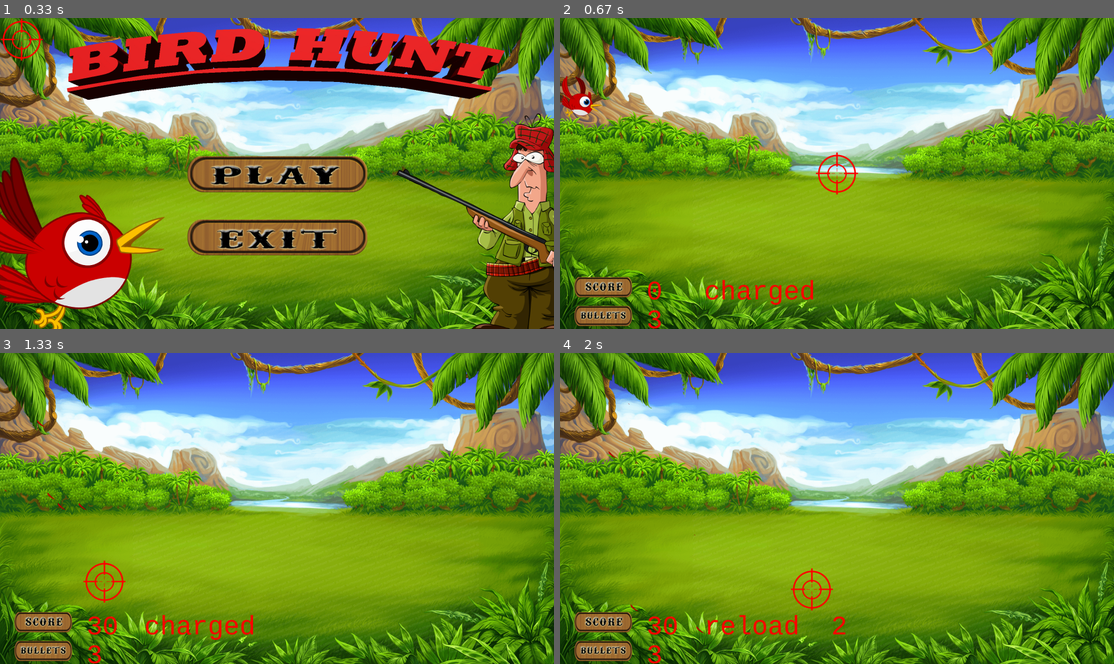
Above: before the commit, frames 1-4 (two rows, left to right).
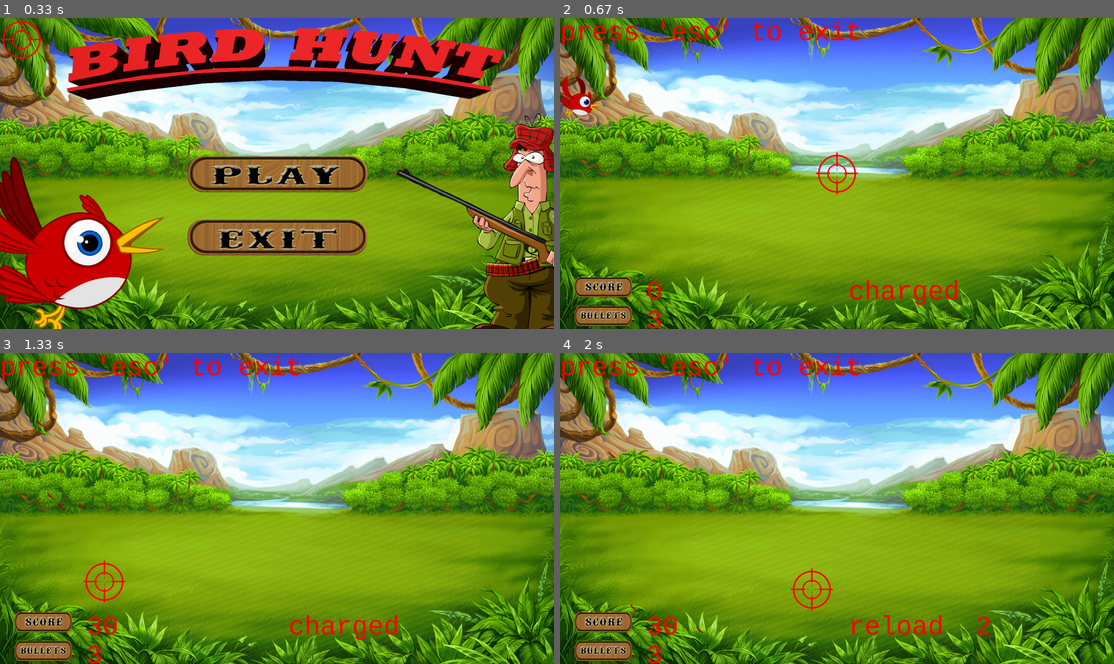
Above: after the commit, the same moments.

Repository: StepanVerzun/project_pygame_bird_hunt
Game: pygame game, started from Game.py
Same seed, same stepped clock (60 frames per second), same inputs: the game is played once before the commit and once after it.
Inputs (mouse positions are in pixels of both pictures, inside the frame that each line leads up to):
- Up to frame 1 (0.33 s): no input
- Up to frame 2 (0.67 s): click (837, 173) at 0.38 s
- Up to frame 3 (1.33 s): click (22, 427) at 0.72 s; click (105, 583) at 1.05 s
- Up to frame 4 (2 s): click (692, 393) at 1.38 s; click (809, 589) at 1.72 s

Frame 1 is identical in both runs. In frame 2, 1.6% of the frame differs, in the area x 0-72%, y 0-93%; in frame 3, 1.6%; in frame 4, 1.6%.

Commit message:
Ускорение птиц и press esc to exit

Diff:
--- a/Game.py
+++ b/Game.py
@@ -86,8 +86,8 @@
         def update(self):
             self.cur_frame = (self.cur_frame + 1) % len(self.frames)
             self.image = self.frames[self.cur_frame]
-            self.rect = self.rect.move(self.vx, self.vy)
-            if self.rect.x == 2100:
+            self.rect = self.rect.move(int(self.vx), self.vy)
+            if self.rect.x >= 2100:
                 self.rect.x = -100
                 self.rect.y = 360
             if self.rect.y == 100:
@@ -141,6 +141,7 @@
                     counter = 3
                     shot.play()
                     bird.rect.x = -800
+                    bird.vx += 0.25
                     create_particles(pygame.mouse.get_pos())
                 else:
                     dontshot.play()
@@ -149,6 +150,7 @@
                     shots -= 1
                     if shots == 0:
                         bird.rect.x = -800
+                        bird.vx += 0.25
                         shots = 3
                     shot.set_volume(0.5)
                     counter = 3
@@ -168,7 +170,9 @@
         bird_sprites.draw(screen)
         game_sprites.draw(screen)
         clock.tick(FPS)
-        screen.blit(font.render(text, True, (255, 0, 0)), (500, 900))
+        vyhod = 'press \'esc\' to exit'
+        screen.blit(font.render(vyhod, True, (255, 0, 0)), (0, 0))
+        screen.blit(font.render(text, True, (255, 0, 0)), (1000, 900))
         screen.blit(font.render(str(points), True, (255, 0, 0)), (50 + bullets.image.get_width() + 50, 900))
         screen.blit(font.render(str(shots), True, (255, 0, 0)), (50 + bullets.image.get_width() + 50, 1000))
         pygame.display.flip()
